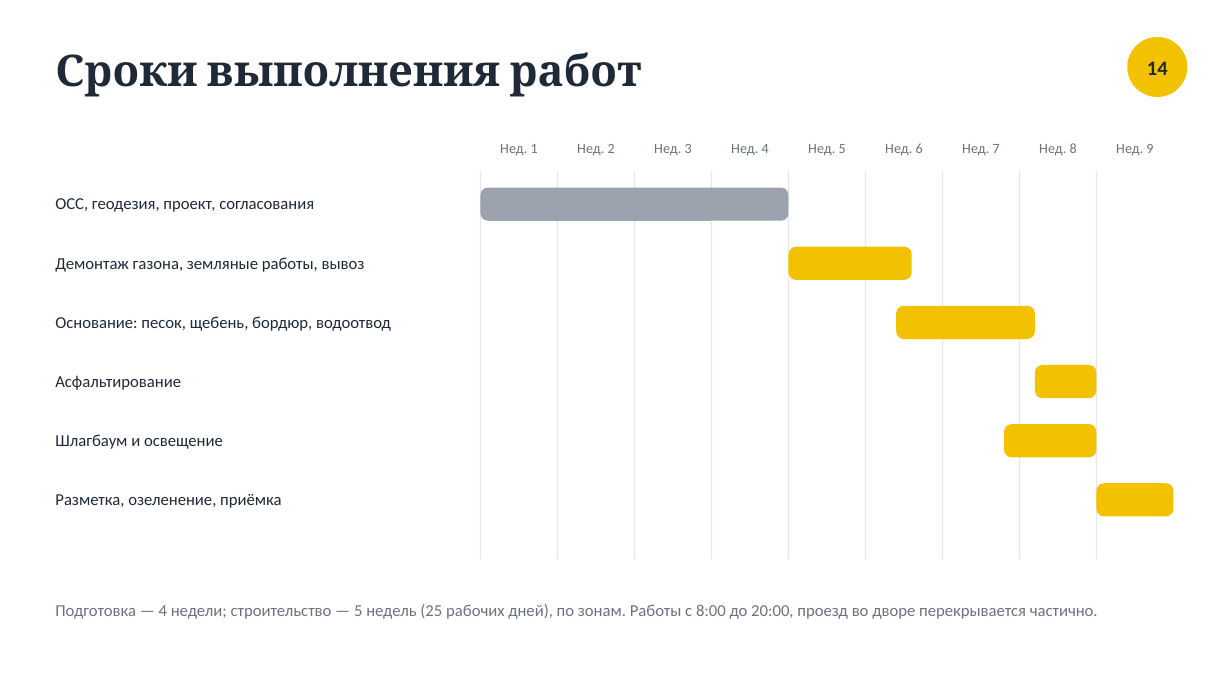
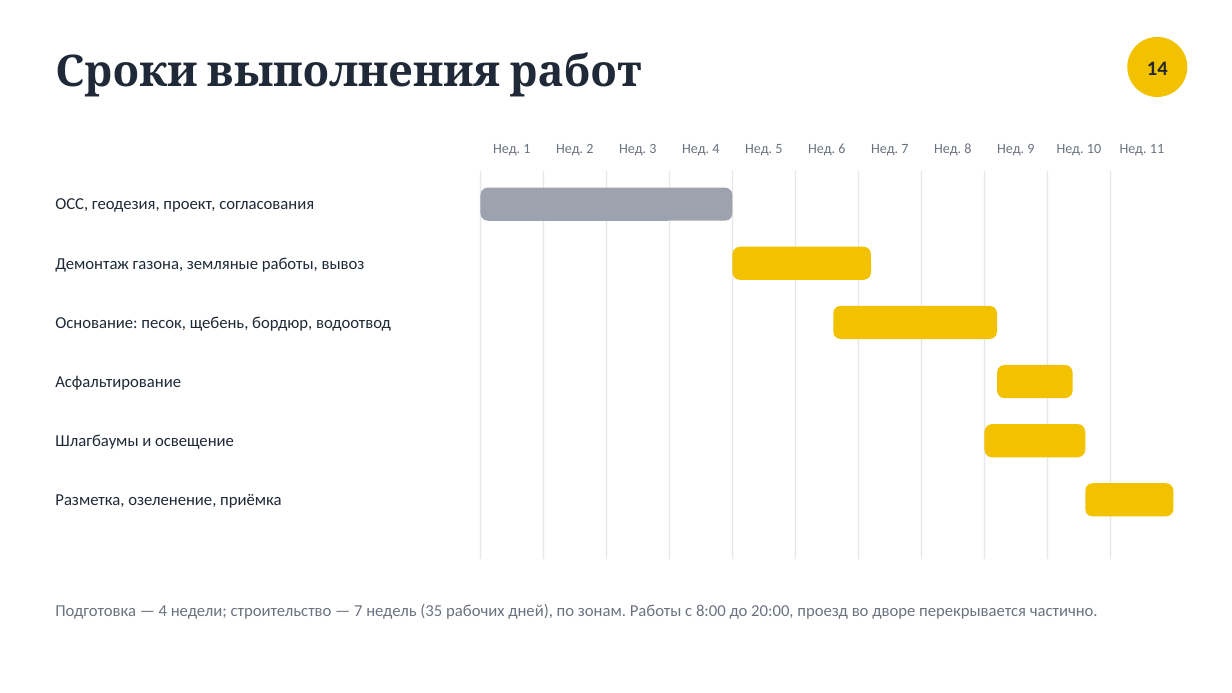
Before and after one commit to shortisshow-prog/mirigrushek, a slide deck: slide 14 of parking/Парковка_Нахимова_20.pptx. Drawn at 1232x693 pixels with LibreOffice and Linux fonts; fonts in the diff are those of the drawing. Boxes give left, top, right and bottom in pixels: in the first picture for what was removed or moved away, otherwise in the second. Text is boxed around its words. In the diff, an @@ line names an element or a change of style, - is before the commit and + after.

```diff
--- a/parking/Парковка_Нахимова_20.pptx
+++ b/parking/Парковка_Нахимова_20.pptx
@@ text "Нед. 1": place and size @@
-text "Нед. 1" at (500, 144, 538, 156)
+text "Нед. 1" at (493, 144, 530, 156)
@@ text "Нед. 2": place and size @@
-text "Нед. 2" at (577, 144, 615, 156)
+text "Нед. 2" at (556, 144, 593, 156)
@@ text "Нед. 3": place and size @@
-text "Нед. 3" at (654, 144, 692, 156)
+text "Нед. 3" at (619, 144, 656, 156)
@@ text "Нед. 4": place and size @@
-text "Нед. 4" at (731, 144, 769, 156)
+text "Нед. 4" at (682, 144, 719, 156)
@@ text "Нед. 5": place and size @@
-text "Нед. 5" at (808, 144, 846, 156)
+text "Нед. 5" at (745, 144, 782, 156)
@@ text "Нед. 6": place and size @@
-text "Нед. 6" at (885, 143, 923, 156)
+text "Нед. 6" at (808, 143, 845, 156)
@@ text "Нед. 7": place and size @@
-text "Нед. 7" at (962, 144, 1000, 156)
+text "Нед. 7" at (871, 144, 908, 156)
@@ text "Нед. 8": place and size @@
-text "Нед. 8" at (1039, 143, 1077, 156)
+text "Нед. 8" at (934, 143, 971, 156)
@@ text "Нед. 9": place and size @@
-text "Нед. 9" at (1116, 144, 1153, 156)
+text "Нед. 9" at (997, 144, 1034, 156)
@@ text added at (1057, 144, 1101, 155), 11 pt, text #6B7280 @@
+Нед. 10
@@ text added at (1120, 144, 1164, 155), 11 pt, text #6B7280 @@
+Нед. 11
@@ line moved from (557, 171) - (557, 559) to (543, 171) - (543, 559) @@
@@ line moved from (635, 171) - (635, 559) to (606, 171) - (606, 559) @@
@@ line added from (670, 171) to (670, 559), #E5E7EB 1 pt @@
@@ line moved from (712, 171) - (712, 559) to (733, 171) - (733, 559) @@
@@ line moved from (788, 171) - (788, 559) to (796, 171) - (796, 559) @@
@@ line moved from (866, 171) - (866, 559) to (859, 171) - (859, 559) @@
@@ line moved from (943, 171) - (943, 559) to (921, 171) - (921, 559) @@
@@ line added from (984, 171) to (984, 559), #E5E7EB 1 pt @@
@@ line moved from (1019, 171) - (1019, 559) to (1048, 171) - (1048, 559) @@
@@ line moved from (1097, 171) - (1097, 559) to (1111, 171) - (1111, 559) @@
@@ rounded rectangle: place and size @@
-rounded rectangle at (481, 188, 788, 221)
+rounded rectangle at (481, 188, 733, 221)
@@ rounded rectangle: place and size @@
-rounded rectangle at (788, 247, 911, 280)
+rounded rectangle at (733, 247, 872, 280)
@@ rounded rectangle: place and size @@
-rounded rectangle at (897, 306, 1035, 339)
+rounded rectangle at (834, 306, 997, 339)
@@ rounded rectangle: place and size @@
-rounded rectangle at (1035, 365, 1097, 398)
+rounded rectangle at (997, 365, 1073, 398)
@@ text at (55, 434, 234, 449): text changed @@
-Шлагбаум и освещение
+Шлагбаумы и освещение
@@ rounded rectangle: place and size @@
-rounded rectangle at (1005, 424, 1097, 457)
+rounded rectangle at (984, 424, 1085, 457)
@@ rounded rectangle: place and size @@
-rounded rectangle at (1097, 483, 1174, 517)
+rounded rectangle at (1086, 483, 1174, 517)
@@ text at (55, 604, 1098, 619): text changed @@
-Подготовка — 4 недели; строительство — 5 недель (25 рабочих дней), по зонам. Работы с 8:00 до 20:00, проезд во дворе перекрывается частично.
+Подготовка — 4 недели; строительство — 7 недель (35 рабочих дней), по зонам. Работы с 8:00 до 20:00, проезд во дворе перекрывается частично.
```
Also in this commit, not shown: 9 other slides changed, 2 other files.
